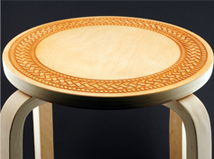
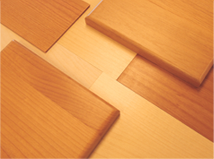
Revision of a layered (214, 159) image; what changed, layer by layer:
hid "Layer 3" over [0, 0, 214, 159]
showed "Layer 1" over [0, 0, 214, 159]
